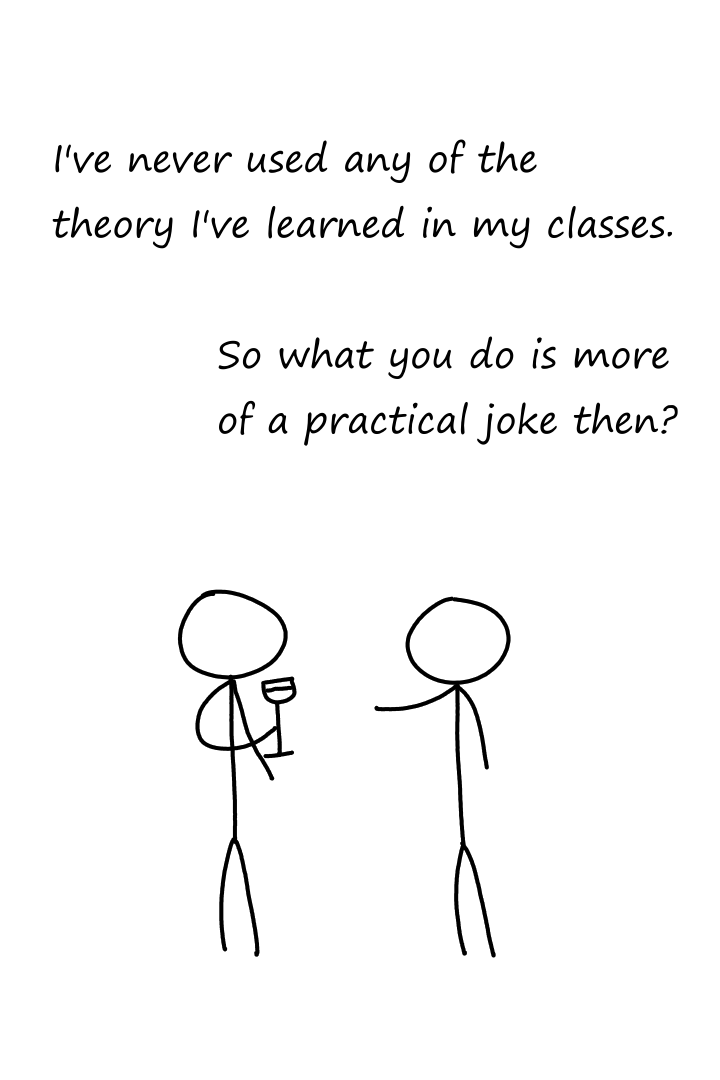
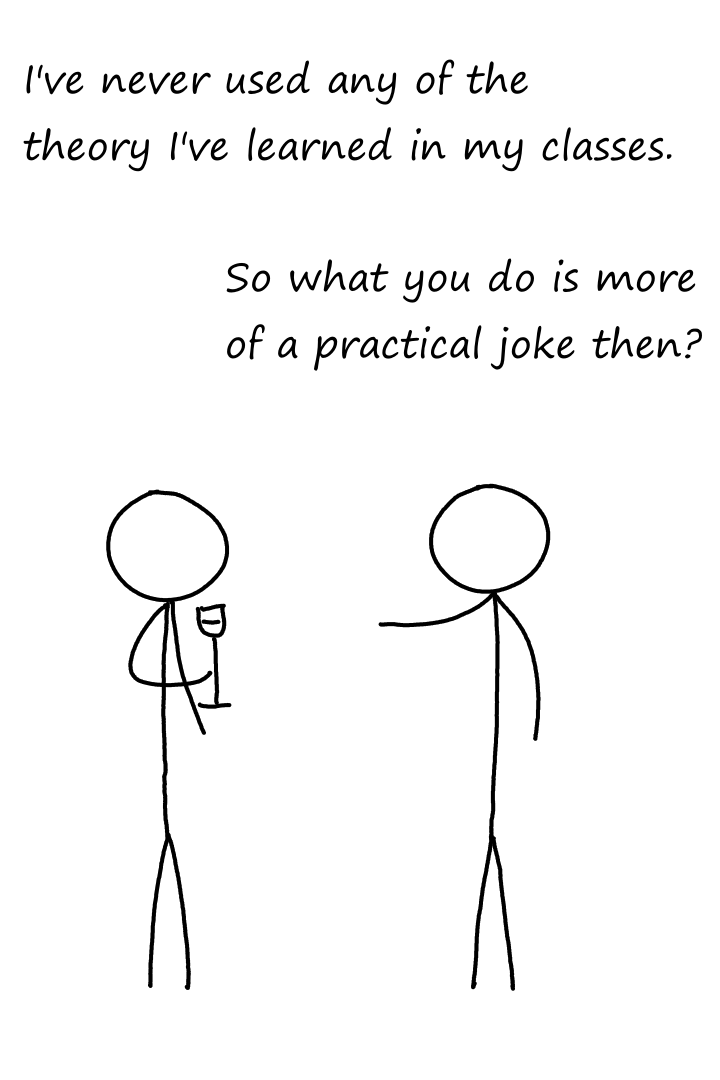
Comparing the layer stacks of the two w=720, h=1080 images. Changes:
removed layer "Person 2" over [106,483,533,991]
removed layer "Person 1" over [119,559,545,991]
painted on "Paint Layer 1" over [106,483,551,991]
